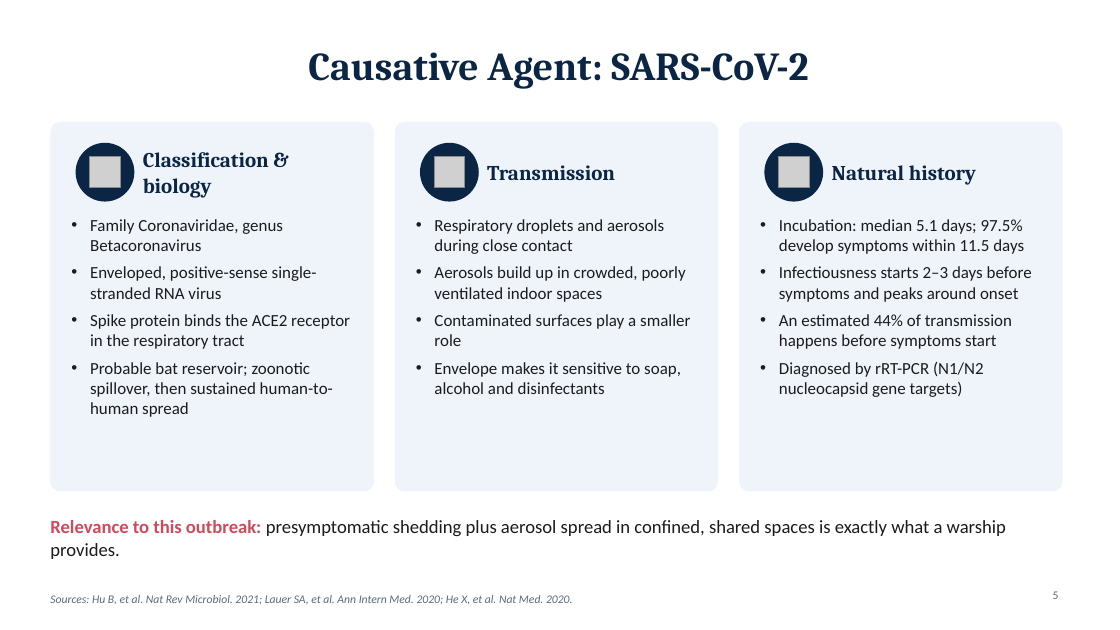
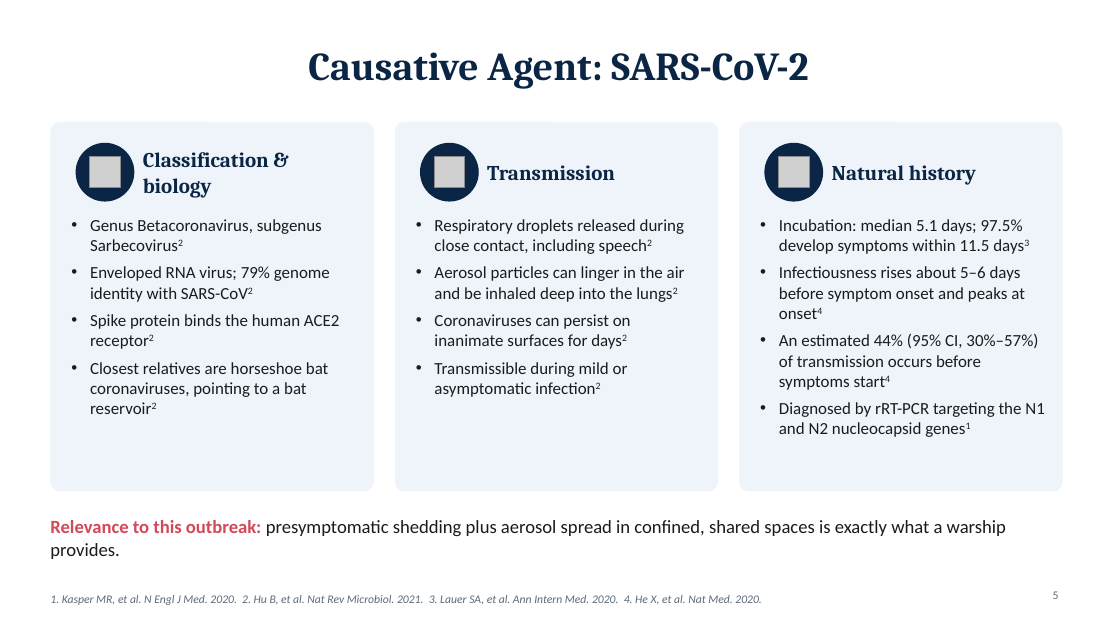
Before and after one commit to adebowa96/Research, a slide deck: slide 5 of Outbreak_of_the_Day/Covid19_Aircraft_Carrier_Outbreak.pptx. Drawn at 1120x630 pixels with LibreOffice and Linux fonts; fonts in the diff are those of the drawing; grey boxes stand for pictures. Boxes give left, top, right and bottom in pixels: in the first picture for what was removed or moved away, otherwise in the second. Text is boxed around its words. In the diff, an @@ line names an element or a change of style, - is before the commit and + after.

```diff
--- a/Outbreak_of_the_Day/Covid19_Aircraft_Carrier_Outbreak.pptx
+++ b/Outbreak_of_the_Day/Covid19_Aircraft_Carrier_Outbreak.pptx
@@ text at <box>90,219,340,397</box>: text changed @@
-• Family Coronaviridae, genus Betacoronavirus
-• Enveloped, positive-sense single-stranded RNA virus
-• Spike protein binds the ACE2 receptor in the respiratory tract
-• Probable bat reservoir; zoonotic spillover, then sustained human-to-human spread
+• Genus Betacoronavirus, subgenus Sarbecovirus2
+• Enveloped RNA virus; 79% genome identity with SARS-CoV2
+• Spike protein binds the human ACE2 receptor2
+• Closest relatives are horseshoe bat coronaviruses, pointing to a bat reservoir2
@@ text at <box>434,219,685,397</box>: text changed @@
-• Respiratory droplets and aerosols during close contact
-• Aerosols build up in crowded, poorly ventilated indoor spaces
-• Contaminated surfaces play a smaller role
-• Envelope makes it sensitive to soap, alcohol and disinfectants
+• Respiratory droplets released during close contact, including speech2
+• Aerosol particles can linger in the air and be inhaled deep into the lungs2
+• Coronaviruses can persist on inanimate surfaces for days2
+• Transmissible during mild or asymptomatic infection2
@@ text at <box>779,219,1045,437</box>: text changed @@
-• Incubation: median 5.1 days; 97.5% develop symptoms within 11.5 days
-• Infectiousness starts 2–3 days before symptoms and peaks around onset
-• An estimated 44% of transmission happens before symptoms start
-• Diagnosed by rRT-PCR (N1/N2 nucleocapsid gene targets)
+• Incubation: median 5.1 days; 97.5% develop symptoms within 11.5 days3
+• Infectiousness rises about 5–6 days before symptom onset and peaks at onset4
+• An estimated 44% (95% CI, 30%–57%) of transmission occurs before symptoms start4
+• Diagnosed by rRT-PCR targeting the N1 and N2 nucleocapsid genes1
@@ text at <box>50,595,762,605</box>: text changed @@
-Sources: Hu B, et al. Nat Rev Microbiol. 2021; Lauer SA, et al. Ann Intern Med. 2020; He X, et al. Nat Med. 2020.
+1. Kasper MR, et al. N Engl J Med. 2020. 2. Hu B, et al. Nat Rev Microbiol. 2021. 3. Lauer SA, et al. Ann Intern Med. 2020. 4. He X, et al. Nat Med. 2020.
```
Also in this commit, not shown: 19 other slides changed.
